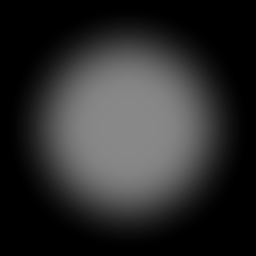
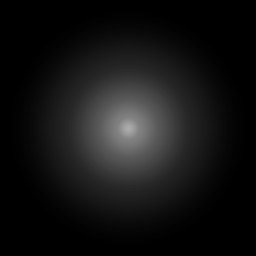
Layers edited between the first and the second 256x256 image:
added layer "Layer 2" (multiply, 20%) above "Layer 1" over bbox(15, 15, 241, 241)
"Layer 1": opacity 46% → 78%, painted on it, masked it over bbox(15, 15, 241, 241)
